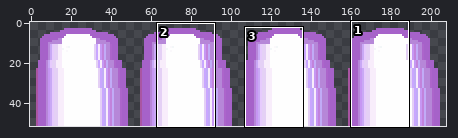
Two versions of one sprite sheet, Cosmo-Truckers/Assets/Checked Out/Cole/Art/MG_Art/0. PM_Art/0. SFT/1. Base/4. SuperSlam/PM_SFT_GZLaserStart.png. Above, an overview of the earlier version with the close-up marked.
Close-up. Before the commit:
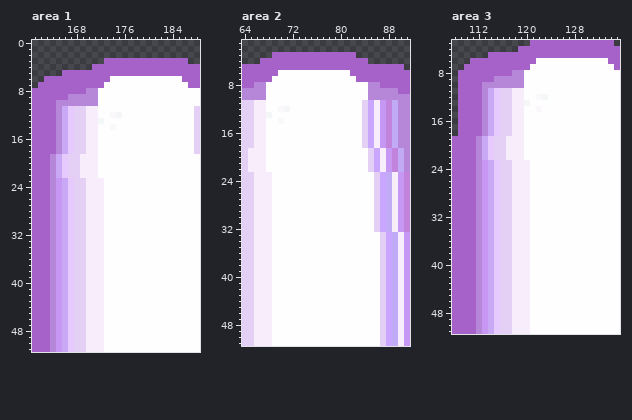
The file is 208x52 pixels. Colours within 5 levels of each other are drawn and written as one. Shown: area 1: x 161..188, y 0..51; area 2: x 64..91, y 1..51; area 3: x 108..135, y 3..51.
And afterwards:
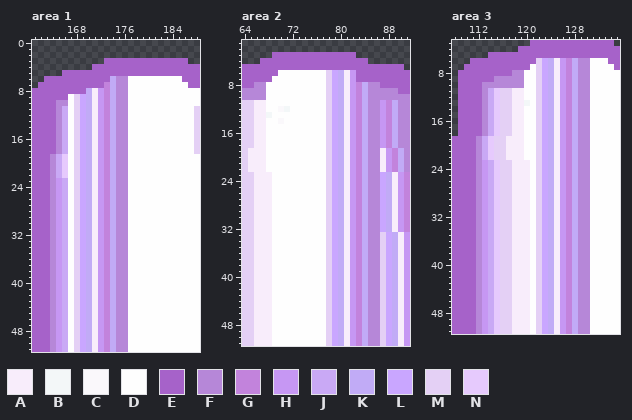
Palette (. is transparent): A #f8edfb  B #f3f7f8  C #faf8fb  D #fefefe  E #a662c9  F #b687d8  G #c283dc  H #c697f3  J #c9a9f5  K #c1abf6  L #c9a6ff  M #e4d0f5  N #e6cafd
The exact change:
Area 1:
Colour F gives way to colour A in rows 8 to 10 at x 171.
Colour F gives way to colour D in rows 9 to 10 at x 167.
Colour M gives way to colour D in rows 19 to 22 at x 167.
Colour N gives way to colour D in rows 11 to 18 at x 167; in rows 23 to 51 at x 167.
Colour B gives way to colour F in row 12 at x 175.
Colour D gives way to colour F in rows 6 to 11 at x 175 to 176; in row 12 at x 176; in rows 13 to 51 at x 175 to 176.
Colour D gives way to colour G in rows 7 to 51 at x 173.
Colour A gives way to colour H in rows 23 to 51 at x 172.
Colour B gives way to colour H in row 13 at x 172.
Colour D gives way to colour H in rows 8 to 12 at x 172; in rows 14 to 22 at x 172.
Colour A gives way to colour K in rows 11 to 51 at x 170.
Colour C gives way to colour K in row 12 at x 174; in row 14 at x 174.
Colour D gives way to colour K in rows 6 to 11 at x 174; in row 13 at x 174; in rows 15 to 51 at x 174.
Colour F gives way to colour K in rows 8 to 10 at x 170.
Colour A gives way to colour L in rows 19 to 22 at x 169.
Colour F gives way to colour L in rows 9 to 10 at x 169.
Colour M gives way to colour L in rows 11 to 18 at x 169; in rows 23 to 51 at x 169.
Colour F gives way to colour M in rows 9 to 10 at x 168.
Area 2:
Colour D gives way to colour A in rows 6 to 51 at x 81.
Colour A gives way to colour F in rows 11 to 18 at x 86.
Colour D gives way to colour F in rows 23 to 32 at x 85; in rows 33 to 51 at x 85 to 86.
Colour L gives way to colour F in rows 11 to 18 at x 85; in rows 19 to 22 at x 86.
Colour M gives way to colour F in rows 19 to 22 at x 85; in rows 23 to 32 at x 86.
Colour D gives way to colour G in rows 8 to 51 at x 83.
Colour D gives way to colour H in rows 7 to 51 at x 82.
Colour E gives way to colour H in row 6 at x 82.
Colour D gives way to colour K in rows 6 to 7 at x 80; in rows 8 to 10 at x 80 and 84; in rows 11 to 18 at x 80; in rows 19 to 51 at x 80 and 84.
Colour M gives way to colour K in rows 11 to 18 at x 84.
Colour D gives way to colour L in rows 6 to 51 at x 79.
Colour D gives way to colour M in rows 6 to 51 at x 78.
Area 3:
Colour D gives way to colour A in rows 6 to 51 at x 125.
Colour D gives way to colour F in rows 6 to 51 at x 129 to 130.
Colour D gives way to colour G in rows 6 to 51 at x 127.
Colour D gives way to colour H in rows 6 to 51 at x 126.
Colour D gives way to colour K in rows 6 to 51 at x 124 and 128.
Colour B gives way to colour L in row 12 at x 123.
Colour D gives way to colour L in rows 6 to 11 at x 123; in rows 13 to 51 at x 123.
Colour C gives way to colour M in row 12 at x 122; in row 14 at x 122.
Colour D gives way to colour M in rows 6 to 11 at x 122; in row 13 at x 122; in rows 15 to 51 at x 122.
Where, in picture pixels (left, top, right, bottom), the same in both close-ups:
changed: (68, 76, 128, 352)
changed: (326, 70, 380, 346)
changed: (536, 58, 590, 334)
